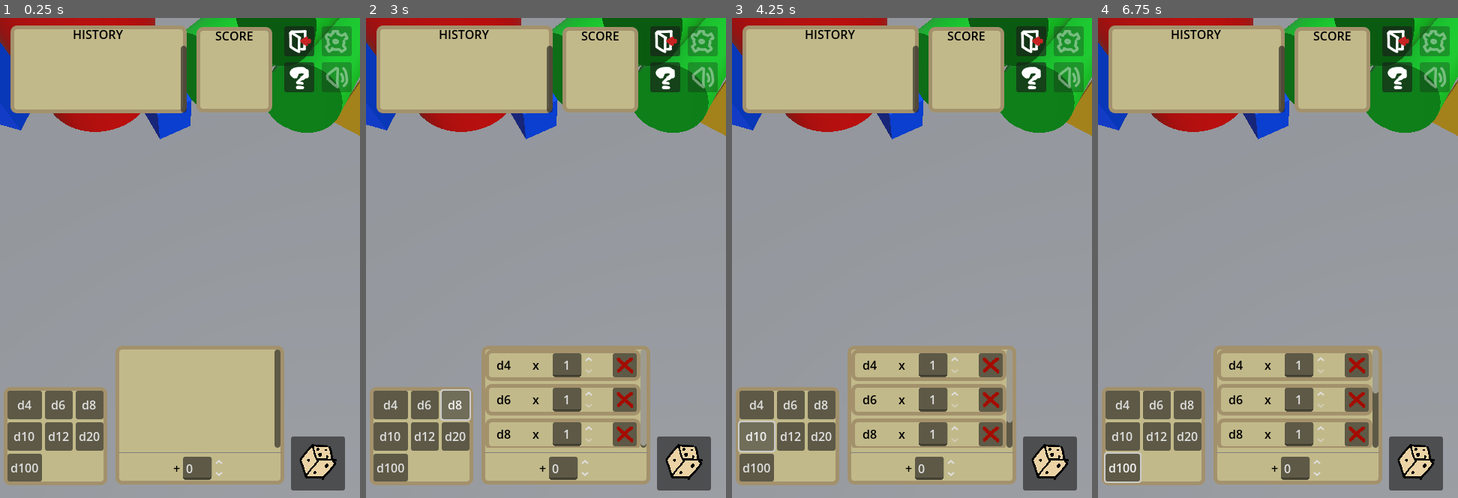
Above: before the commit, frames 1-4 (left to right).
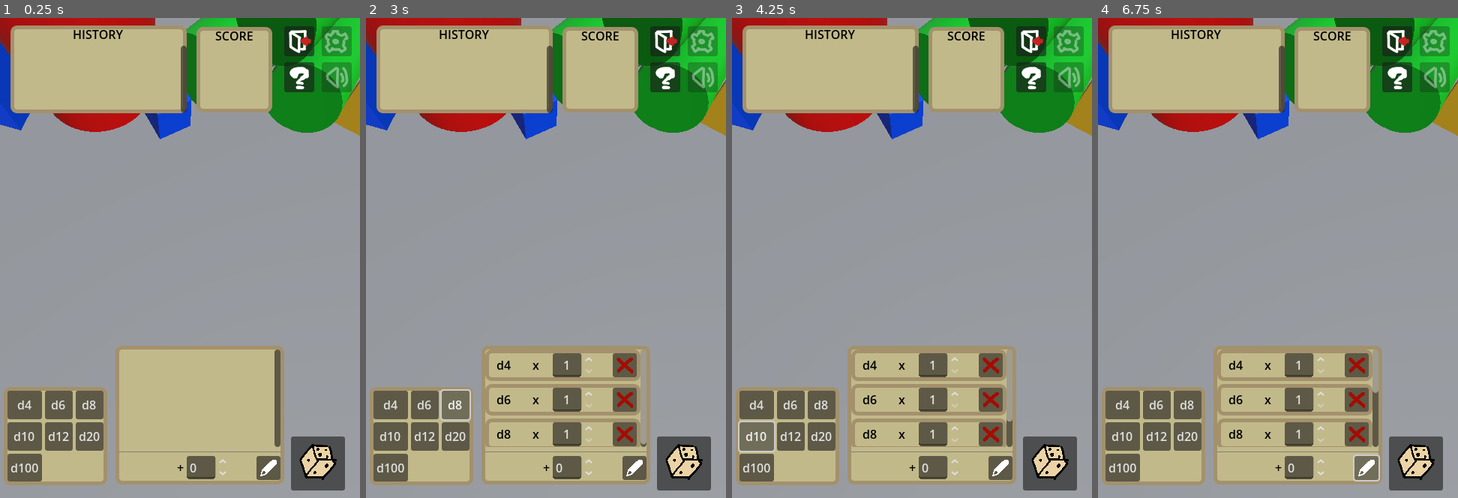
Above: after the commit, the same moments.

Repository: connie-bb/dalmation
Game: Godot game, scene res://main.tscn
The game is run twice, just before and just after one commit, with the same random seed, the same clock (stepped at 60 frames per second) and the same inputs.
Inputs (mouse positions are in pixels of both pictures, inside the frame that each line leads up to):
- Up to frame 1 (0.25 s): no input
- Up to frame 2 (3 s): click (682, 464) at 0.5 s; click "d4" at 1.25 s; click "d6" at 2 s; click "d8" at 2.75 s
- Up to frame 3 (4.25 s): click "d10" at 3.5 s
- Up to frame 4 (6.75 s): click "d12" at 4.25 s; click "d20" at 5 s; click "d100" at 5.75 s; click (1368, 469) at 6.52 s

The runs differ from the first frame. In frame 1, 0.7% of the frame differs, in the area x 32-79%, y 88-97%; in frame 2, 0.8%; in frame 3, 0.8%; in frame 4, 1.0%, in the area x 1-79%, y 77-97%.

Commit message:
feat: roll history

Diff:
--- a/backend/conductor.gd
+++ b/backend/conductor.gd
@@ -24,6 +24,10 @@
 	gui.update_roll_editor_panel( roll_editor.spawnlist.values() )
 
 func _on_roll_button_pressed():
+	if dice_roller.state == dice_roller.STATES.SETTLED:
+		# A previous roll exists, and has finished.
+		add_history()
+
 	gui.stop_displaying_error()
 	if roll_editor.spawnlist.is_empty():
 		return
@@ -41,14 +45,33 @@
 		#)
 	#if error != roll_text_parser.ERROR.NONE: return
 
-func _on_ready_to_count():
+func add_history():
+	var addend = score_counter.stored_addend
+	var score: int = score_counter.count_score(
+		dice_roller.active_dice, addend
+	)
+	var roll_string = Utils.dice_groups_to_string(
+		dice_roller.get_active_groups()
+	)
+	if addend > 0:
+		roll_string += " + " + str( addend )
+	elif addend < 0:
+		roll_string += " - " + str( abs( addend ) )
+	gui.history.new_row( score, roll_string )
+
+func _on_dice_roller_settled():
 	score_counter.update_die_scores( dice_roller.active_dice )
-	score_counter.count_score( dice_roller.active_dice, gui.get_addend() )
+	score_counter.stored_addend = gui.get_addend()
+	update_score()
 
-func _on_score_counted( score: int ):
+func update_score():
+	var addend = score_counter.stored_addend
+	var score: int = score_counter.count_score(
+		dice_roller.active_dice, addend
+	)
+
 	Debug.log( "Score: " + str( score ), Debug.TAG.INFO )
 	gui.display_score( score )
-	gui.add_history( score, "le place holder" )
 
 #func _on_replay_requested( roll_text: String ):
 	#roll_text_edit.text = roll_text
@@ -61,8 +84,9 @@
 	roll_editor.remove_group( dice_group )
 
 func _on_dice_roller_die_toggled():
-	score_counter.count_score( dice_roller.active_dice, gui.get_addend() )
+	update_score()
 
-func _on_addend_changed():
+func _on_score_addend_edited():
 	if dice_roller.state != DiceRoller.STATES.SETTLED: return
-	score_counter.count_score( dice_roller.active_dice, gui.get_addend() )
+	score_counter.stored_addend = gui.get_addend()
+	update_score()
--- a/backend/dice_roller.gd
+++ b/backend/dice_roller.gd
@@ -16,7 +16,7 @@
 # Constant
 enum STATES { IDLE, ROLLING, SETTLED }
 const MAX_SIMULTANEOUS_ROLLS: int = 5
-signal ready_to_count
+signal settled
 signal die_toggled
 
 # References
@@ -106,7 +106,7 @@
 	roll_max_timer.start()
 
 func _on_roll_max_timeout():
-	get_ready_to_count()
+	settle()
 
 func check_if_dice_settled() -> bool:
 	var any_awake: bool = false
@@ -115,17 +115,23 @@
 			if !die.sleeping: any_awake = true
 	return !any_awake
 
-func get_ready_to_count():
+func settle():
+	state = STATES.SETTLED
 	roll_max_timer.stop()
-	ready_to_count.emit()
+	settled.emit()
 
 func _physics_process( _delta: float ):
 	if state != STATES.ROLLING: return
 	if roll_warmup_timer.is_stopped() and check_if_dice_settled():
-		state = STATES.SETTLED
-		get_ready_to_count()
+		settle()
 
 func _on_die_clicked( die: Die ):
 	if state != STATES.SETTLED: return
 	die.toggle_disabled()
 	die_toggled.emit()
+
+func get_active_groups() -> Array[ DiceGroup ]:
+	var result: Array[ DiceGroup ]
+	for group_node in active_dice.get_children():
+		result.append( group_node as DiceGroup )
+	return result
--- a/backend/score_counter.gd
+++ b/backend/score_counter.gd
@@ -1,19 +1,19 @@
 extends Node
 class_name ScoreCounter
 
-# Constant
-signal score_counted( score: int )
+# Variable
+var stored_addend: int = 0
 
 func update_die_scores( active_dice: Node ):
 	for group: DiceGroup in active_dice.get_children():
 		for die: Die in group.get_children():
 			die.update_score()
 
-func count_score( active_dice: Node, addend: int ):
+func count_score( active_dice: Node, addend: int ) -> int:
 	var total_score: int = addend
 	for group: DiceGroup in active_dice.get_children():
 		total_score += count_group_score( group )
-	score_counted.emit( total_score )
+	return total_score
 
 func count_group_score( group: DiceGroup ) -> int:
 	var group_score: int = 0
--- a/gui/gui.gd
+++ b/gui/gui.gd
@@ -6,6 +6,7 @@
 @export var error_panel: ErrorPanel
 @export var history: History
 @export var roll_editor_panel: RollEditorPanel
+@export var tooltip: Tooltip
 @onready var help_menu: HelpMenu = $help_menu
 
 func _ready():
@@ -13,15 +14,14 @@
 	assert( error_panel != null, "GUI has no assigned error_panel" )
 	assert( history != null, "GUI has no assigned History" )
 	assert( roll_editor_panel != null, "GUI has no assigned RollEditorPanel" )
+	assert( tooltip != null )
+	TooltipManager.tooltip = tooltip
 
 func get_addend() -> int:
 	return roll_editor_panel.addend
 
 func update_roll_editor_panel( spawnlist: Array[ DiceGroup ] ):
 	roll_editor_panel.update( spawnlist )
-
-func add_history( score: int, roll: String ):
-	history.add( score, roll )
 
 func display_score( score: int ):
 	score_label.text = str( score )
--- a/gui/history.gd
+++ b/gui/history.gd
@@ -3,24 +3,25 @@
 
 # References
 var row_resource: Resource = preload("res://gui/history_row.tscn")
-@onready var history_table = $VBoxContainer/ScrollContainer/history_table
+@onready var table = $VBoxContainer/ScrollContainer/table
 
 # Constant
 signal replay_requested( roll_text: String )
 
 func _ready():
-	# Remove placeholder row
-	remove( history_table.get_children()[0] )
+	# Remove placeholder rows
+	for row in table.get_children():
+		row.queue_free()
 
-func add( score: int, roll: String ):
+func new_row( score: int, roll: String ):
 	var row: HistoryRow = row_resource.instantiate()
+	table.add_child( row )
+	table.move_child( row, 0 )
+	row.row_wants_replay.connect( _on_row_wants_replay )
 	row.get_node( "HBoxContainer/score_label" ).text = str( score )
 	row.get_node( "HBoxContainer/roll_label" ).text = roll
-	history_table.add_child( row )
-	history_table.move_child( row, 0 )
-	row.row_wants_replay.connect( _on_row_wants_replay )
 
-func remove( row: Node ):
+func remove_row( row: Node ):
 	row.queue_free()
 
 func _on_row_wants_replay( roll_text: String ):
--- a/gui/history.tscn
+++ b/gui/history.tscn
@@ -36,11 +36,11 @@
 horizontal_scroll_mode = 0
 vertical_scroll_mode = 2
 
-[node name="history_table" type="VBoxContainer" parent="VBoxContainer/ScrollContainer"]
+[node name="table" type="VBoxContainer" parent="VBoxContainer/ScrollContainer"]
 clip_contents = true
 layout_mode = 2
 size_flags_horizontal = 3
 size_flags_vertical = 3
 
-[node name="history_row" parent="VBoxContainer/ScrollContainer/history_table" instance=ExtResource("1_tsd3m")]
+[node name="history_row" parent="VBoxContainer/ScrollContainer/table" instance=ExtResource("1_tsd3m")]
 layout_mode = 2
--- a/gui/history_row.gd
+++ b/gui/history_row.gd
@@ -12,3 +12,9 @@
 
 func _on_replay_button_pressed():
 	row_wants_replay.emit( roll_label.text )
+
+func _on_roll_label_mouse_entered():
+	TooltipManager.show_tooltip( roll_label.text )
+
+func _on_roll_label_mouse_exited():
+	TooltipManager.hide_tooltip()
--- a/gui/history_row.tscn
+++ b/gui/history_row.tscn
@@ -33,6 +33,7 @@
 layout_mode = 2
 size_flags_horizontal = 3
 size_flags_vertical = 1
+mouse_filter = 0
 text = "-----"
 vertical_alignment = 1
 clip_text = true
@@ -46,5 +47,7 @@
 layout_mode = 2
 icon = ExtResource("2_hbhih")
 
+[connection signal="mouse_entered" from="HBoxContainer/roll_label" to="." method="_on_roll_label_mouse_entered"]
+[connection signal="mouse_exited" from="HBoxContainer/roll_label" to="." method="_on_roll_label_mouse_exited"]
 [connection signal="pressed" from="HBoxContainer/replay_button" to="." method="_on_replay_button_pressed"]
 [connection signal="pressed" from="HBoxContainer/delete_button" to="." method="_on_delete_button_pressed"]
--- a/gui/roll_editor_panel/roll_editor_panel.gd
+++ b/gui/roll_editor_panel/roll_editor_panel.gd
@@ -9,18 +9,9 @@
 var row_resource: Resource = preload( "res://gui/roll_editor_panel/roll_editor_row.tscn" )
 
 # Constant
-const DIE_TYPE_TO_STRING: Dictionary[ Die.TYPES, String ] = {
-	Die.TYPES.D4: "d4",
-	Die.TYPES.D6: "d6",
-	Die.TYPES.D8: "d8",
-	Die.TYPES.D10: "d10",
-	Die.TYPES.D12: "d12",
-	Die.TYPES.D20: "d20",
-	Die.TYPES.D_PERCENTILE_10S: "d100",
-}
 signal count_changed( count: int, dice_group: DiceGroup )
 signal deleted( dice_group: DiceGroup )
-signal addend_changed
+signal score_addend_edited
 
 func _ready():
 	for row in table.get_children():
@@ -30,7 +21,7 @@
 	var row: RollEditorRow = row_resource.instantiate()
 	table.add_child( row )
 	row.dice_group = dice_group
-	row.type_label.text = DIE_TYPE_TO_STRING[ dice_group.die_type ]
+	row.type_label.text = Utils.DIE_TYPE_TO_STRING[ dice_group.die_type ]
 	row.count_spinbox.value = dice_group.count
 	row.count_changed.connect( _on_row_count_changed )
 	row.deleted.connect( _on_row_deleted )
@@ -49,4 +40,6 @@
 
 func _on_addend_spinbox_value_changed( value ):
 	addend = value
-	addend_changed.emit()
+
+func _on_edit_score_addend_button_pressed():
+	score_addend_edited.emit()
--- a/gui/theme.tres
+++ b/gui/theme.tres
@@ -24,9 +24,24 @@
 corner_radius_bottom_right = 8
 corner_radius_bottom_left = 8
 
+[sub_resource type="StyleBoxFlat" id="StyleBoxFlat_jlndv"]
+bg_color = Color(0.0862745, 0.0862745, 0.0862745, 0.905882)
+corner_radius_top_left = 4
+corner_radius_top_right = 4
+corner_radius_bottom_right = 4
+corner_radius_bottom_left = 4
+
 [resource]
 Label/colors/font_color = Color(0, 0, 0, 1)
+LabelTooltip/base_type = &"Label"
+LabelTooltip/colors/font_color = Color(1, 1, 1, 1)
 LineEdit/constants/minimum_character_width = 2
+MarginContainer/constants/margin_bottom = 3
+MarginContainer/constants/margin_left = 5
+MarginContainer/constants/margin_right = 5
+MarginContainer/constants/margin_top = 3
 Panel/styles/panel = SubResource("StyleBoxFlat_526xo")
 PanelContainer/styles/panel = SubResource("StyleBoxFlat_qgmjj")
+PanelTooltip/base_type = &"Panel"
+PanelTooltip/styles/panel = SubResource("StyleBoxFlat_jlndv")
 RichTextLabel/colors/default_color = Color(0, 0, 0, 1)
--- /dev/null
+++ b/gui/tooltip.gd
@@ -0,0 +1,21 @@
+extends Node2D
+class_name Tooltip
+
+const OFFSET: Vector2 = Vector2( 15.0, 15.0 )
+const MAX_STR_LENGTH: int = 16
+@onready var label: Label = $Label
+
+func show_tooltip( text: String ):
+	visible = true
+	if text.length() > MAX_STR_LENGTH:
+		var pos = text.find( "+", MAX_STR_LENGTH )
+		text = text.insert( pos, "\n" )
+	label.text = text
+
+func hide_tooltip():
+	visible = false
+
+func _input( event: InputEvent ):
+	if !( event is InputEventMouseMotion ): return
+	event = event as InputEventMouseMotion
+	position = event.position + OFFSET
--- /dev/null
+++ b/gui/tooltip.tscn
@@ -0,0 +1,29 @@
+[gd_scene load_steps=2 format=3 uid="uid://b4csxnw7da742"]
+
+[ext_resource type="Script" uid="uid://ct5bubyqjit3q" path="res://gui/tooltip.gd" id="1_dbie3"]
+
+[node name="tooltip" type="Node2D"]
+script = ExtResource("1_dbie3")
+
+[node name="Label" type="Label" parent="."]
+offset_right = 13.0
+offset_bottom = 23.0
+theme_type_variation = &"LabelTooltip"
+
+[node name="MarginContainer" type="MarginContainer" parent="Label"]
+show_behind_parent = true
+layout_mode = 1
+anchors_preset = 15
+anchor_right = 1.0
+anchor_bottom = 1.0
+grow_horizontal = 2
+grow_vertical = 2
+theme_override_constants/margin_left = -5
+theme_override_constants/margin_top = -3
+theme_override_constants/margin_right = -5
+theme_override_constants/margin_bottom = -3
+
+[node name="Panel" type="Panel" parent="Label/MarginContainer"]
+layout_mode = 2
+theme_type_variation = &"PanelTooltip"
+metadata/_edit_use_anchors_ = true
--- /dev/null
+++ b/gui/tooltip_manager.gd
@@ -0,0 +1,11 @@
+extends Node
+
+var tooltip: Tooltip
+
+func show_tooltip( text: String ):
+	if tooltip == null: return
+	tooltip.show_tooltip( text )
+
+func hide_tooltip():
+	if tooltip == null: return
+	tooltip.hide_tooltip()
--- a/main.tscn
+++ b/main.tscn
@@ -19,6 +19,8 @@
 [ext_resource type="PackedScene" uid="uid://5451dmdabyq1" path="res://gui/die_selector/die_selector_button.tscn" id="18_074og"]
 [ext_resource type="Script" uid="uid://msxojpd5tm2p" path="res://gui/roll_editor_panel/roll_editor_panel.gd" id="18_82xsv"]
 [ext_resource type="PackedScene" uid="uid://75v4cht4q0pg" path="res://gui/roll_editor_panel/roll_editor_row.tscn" id="19_cegan"]
+[ext_resource type="PackedScene" uid="uid://b4csxnw7da742" path="res://gui/tooltip.tscn" id="20_82xsv"]
+[ext_resource type="Texture2D" uid="uid://cfb7vwc146xl1" path="res://gui/icons/pencil.png" id="20_getpj"]
 
 [sub_resource type="ConvexPolygonShape3D" id="ConvexPolygonShape3D_w48qg"]
 points = PackedVector3Array(0.749539, -1.30048, 1, -0.749539, -1.30048, 1, 0.749539, -1.30048, -1, -0.000146687, 0, -0.000195742, -0.749539, -1.30048, -1)
@@ -239,7 +241,7 @@
 [node name="score_counter" type="Node" parent="."]
 script = ExtResource("3_h2yge")
 
-[node name="GUI" type="Control" parent="." node_paths=PackedStringArray("score_label", "error_panel", "history", "roll_editor_panel")]
+[node name="GUI" type="Control" parent="." node_paths=PackedStringArray("score_label", "error_panel", "history", "roll_editor_panel", "tooltip")]
 layout_mode = 3
 anchors_preset = 15
 anchor_right = 1.0
@@ -254,6 +256,7 @@
 error_panel = NodePath("error_panel")
 history = NodePath("history")
 roll_editor_panel = NodePath("roll_editor_panel")
+tooltip = NodePath("tooltip")
 
 [node name="roll_button" type="Button" parent="GUI"]
 layout_mode = 2
@@ -476,6 +479,11 @@
 layout_mode = 2
 alignment = 1
 
+[node name="invisible_separator2" type="Control" parent="GUI/roll_editor_panel/VBoxContainer/HBoxContainer"]
+layout_mode = 2
+size_flags_horizontal = 3
+size_flags_stretch_ratio = 2.74
+
 [node name="plus" type="Label" parent="GUI/roll_editor_panel/VBoxContainer/HBoxContainer"]
 layout_mode = 2
 text = "+"
@@ -488,19 +496,31 @@
 max_value = 999.0
 rounded = true
 
+[node name="invisible_separator" type="Control" parent="GUI/roll_editor_panel/VBoxContainer/HBoxContainer"]
+layout_mode = 2
+size_flags_horizontal = 3
+
+[node name="edit_score_addend_button" type="Button" parent="GUI/roll_editor_panel/VBoxContainer/HBoxContainer"]
+layout_mode = 2
+tooltip_text = "Write this addend to the current score"
+icon = ExtResource("20_getpj")
+
+[node name="tooltip" parent="GUI" instance=ExtResource("20_82xsv")]
+visible = false
+
 [connection signal="changed" from="roll_editor" to="Conductor" method="_on_roll_editor_changed"]
 [connection signal="die_toggled" from="dice_roller" to="Conductor" method="_on_dice_roller_die_toggled"]
-[connection signal="ready_to_count" from="dice_roller" to="Conductor" method="_on_ready_to_count"]
+[connection signal="settled" from="dice_roller" to="Conductor" method="_on_dice_roller_settled"]
 [connection signal="timeout" from="dice_roller/roll_handful_timer" to="dice_roller" method="_on_roll_handful_timeout"]
 [connection signal="timeout" from="dice_roller/roll_dice_group_timer" to="dice_roller" method="_on_roll_dice_group_timeout"]
 [connection signal="timeout" from="dice_roller/roll_max_timer" to="dice_roller" method="_on_roll_max_timeout"]
-[connection signal="score_counted" from="score_counter" to="Conductor" method="_on_score_counted"]
 [connection signal="pressed" from="GUI/roll_button" to="Conductor" method="_on_roll_button_pressed"]
 [connection signal="replay_requested" from="GUI/history" to="Conductor" method="_on_replay_requested"]
 [connection signal="pressed" from="GUI/exit_button" to="GUI/exit_button" method="_on_pressed"]
 [connection signal="pressed" from="GUI/help_button" to="GUI" method="_on_help_button_pressed"]
 [connection signal="timeout" from="GUI/error_panel/display_timer" to="GUI/error_panel" method="_on_display_timeout"]
-[connection signal="addend_changed" from="GUI/roll_editor_panel" to="Conductor" method="_on_addend_changed"]
 [connection signal="count_changed" from="GUI/roll_editor_panel" to="Conductor" method="_on_roll_editor_panel_count_changed"]
 [connection signal="deleted" from="GUI/roll_editor_panel" to="Conductor" method="_on_roll_editor_panel_deleted"]
+[connection signal="score_addend_edited" from="GUI/roll_editor_panel" to="Conductor" method="_on_score_addend_edited"]
 [connection signal="value_changed" from="GUI/roll_editor_panel/VBoxContainer/HBoxContainer/addend_spinbox" to="GUI/roll_editor_panel" method="_on_addend_spinbox_value_changed"]
+[connection signal="pressed" from="GUI/roll_editor_panel/VBoxContainer/HBoxContainer/edit_score_addend_button" to="GUI/roll_editor_panel" method="_on_edit_score_addend_button_pressed"]
--- a/project.godot
+++ b/project.godot
@@ -20,6 +20,7 @@
 [autoload]
 
 Debug="*res://backend/debug.gd"
+TooltipManager="*res://gui/tooltip_manager.gd"
 
 [debug]
 
--- /dev/null
+++ b/utils/utils.gd
@@ -0,0 +1,25 @@
+extends Node
+class_name Utils
+
+const DIE_TYPE_TO_STRING: Dictionary[ Die.TYPES, String ] = {
+	Die.TYPES.D4: "d4",
+	Die.TYPES.D6: "d6",
+	Die.TYPES.D8: "d8",
+	Die.TYPES.D10: "d10",
+	Die.TYPES.D12: "d12",
+	Die.TYPES.D20: "d20",
+	Die.TYPES.D_PERCENTILE_10S: "d100",
+}
+
+static func dice_groups_to_string( dice_groups: Array[ DiceGroup ] ) -> String:
+	var result: String = ""
+
+	for group in dice_groups:
+		var group_string = ""
+		group_string += str( group.count )
+		group_string += DIE_TYPE_TO_STRING[ group.die_type ]
+		result += group_string
+		result += " + "
+
+	result = result.substr( 0, result.length() - 2 )
+	return result
Binary file added: gui/icons/pencil.png
Not shown, added: gui/icons/pencil.png.import
Not shown: 1 places in gui/theme.tres that only renumber resources
Not shown, added: gui/tooltip.gd.uid
Not shown, added: gui/tooltip_manager.gd.uid
Not shown: 1 places in main.tscn that only renumber resources
Not shown, added: utils/utils.gd.uid
